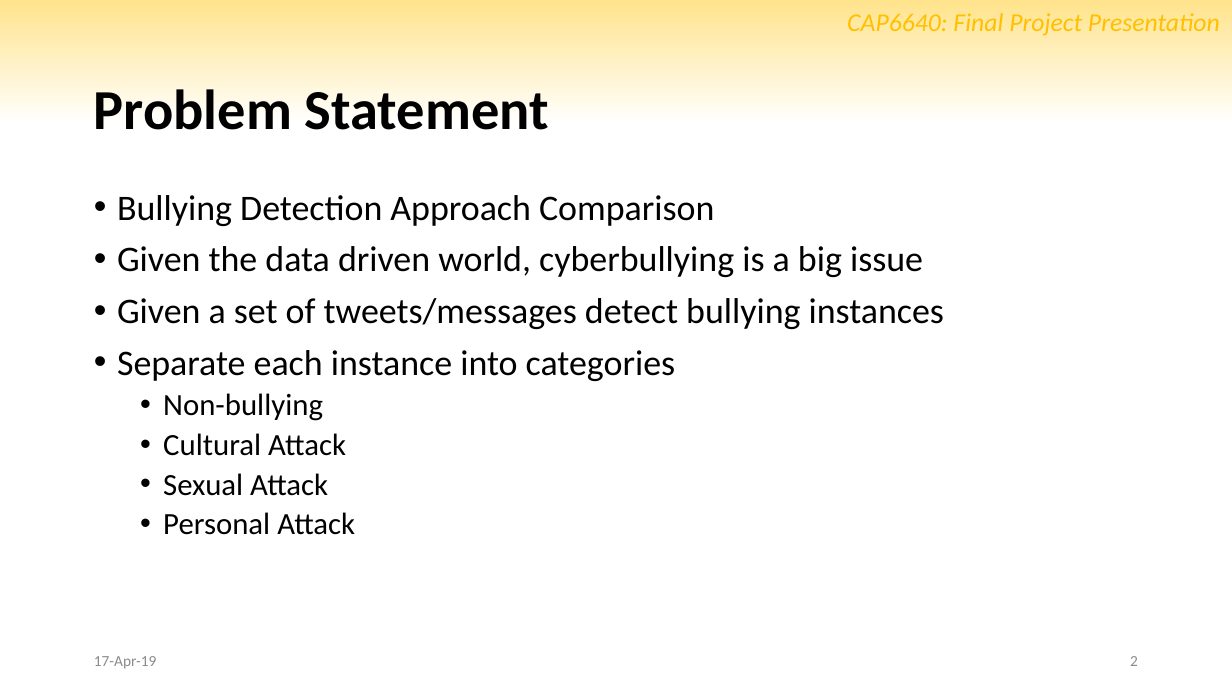
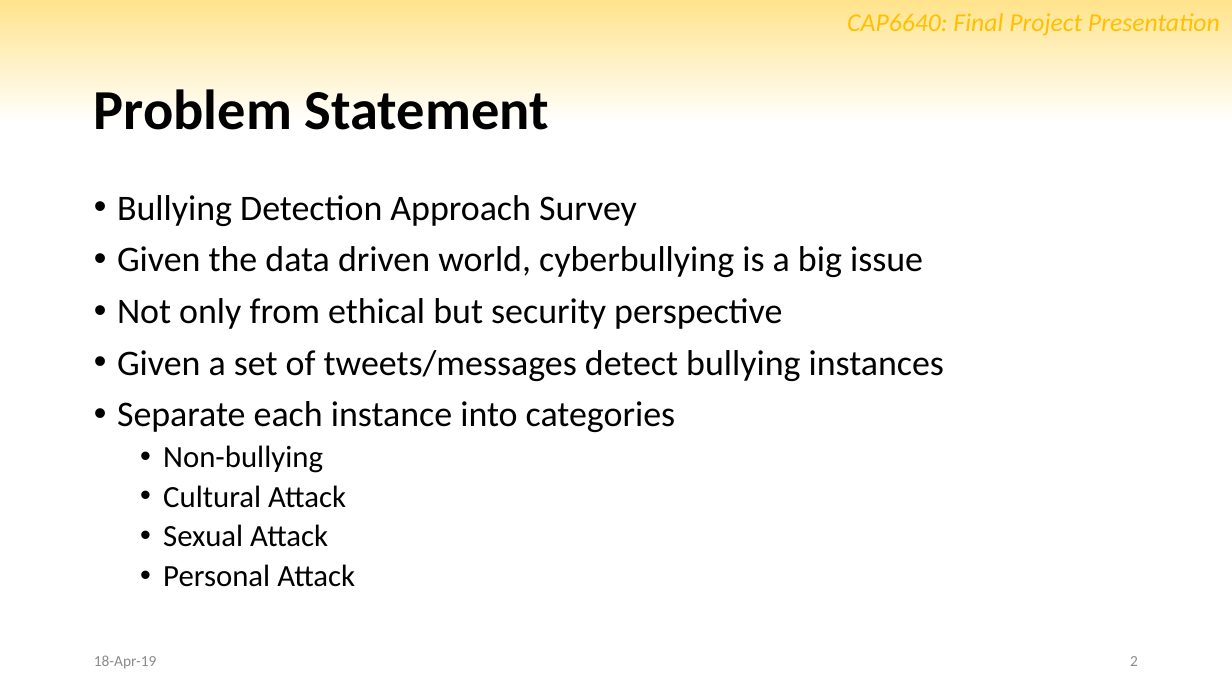
Before and after one commit to marctheshark3/UCF-NLP-Bullydetection, a slide deck: slide 2 of slides.pptx. Drawn at 1232x693 pixels with LibreOffice and Linux fonts; fonts in the diff are those of the drawing; background and template pictures are left out. Boxes give left, top, right and bottom in pixels: in the first picture for what was removed or moved away, otherwise in the second. Text is boxed around its words. In the diff, an @@ line names an element or a change of style, - is before the commit and + after.

```diff
--- a/slides.pptx
+++ b/slides.pptx
@@ text at (x1=117, y1=195, x2=637, y2=226): text changed @@
-• Bullying Detection Approach Comparison
+• Bullying Detection Approach Survey
@@ text at (x1=117, y1=298, x2=782, y2=329): paragraph added @@
+• Not only from ethical but security perspective
@@ text at (x1=94, y1=655, x2=156, y2=669): text changed @@
-17-Apr-19
+18-Apr-19
```
Also in this commit, not shown: 7 other slides changed.
